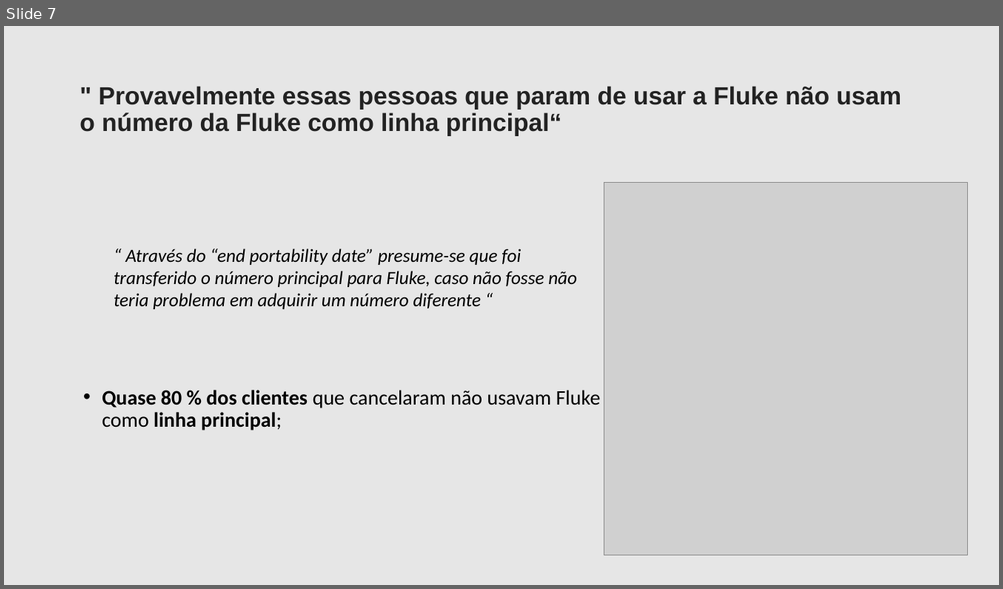
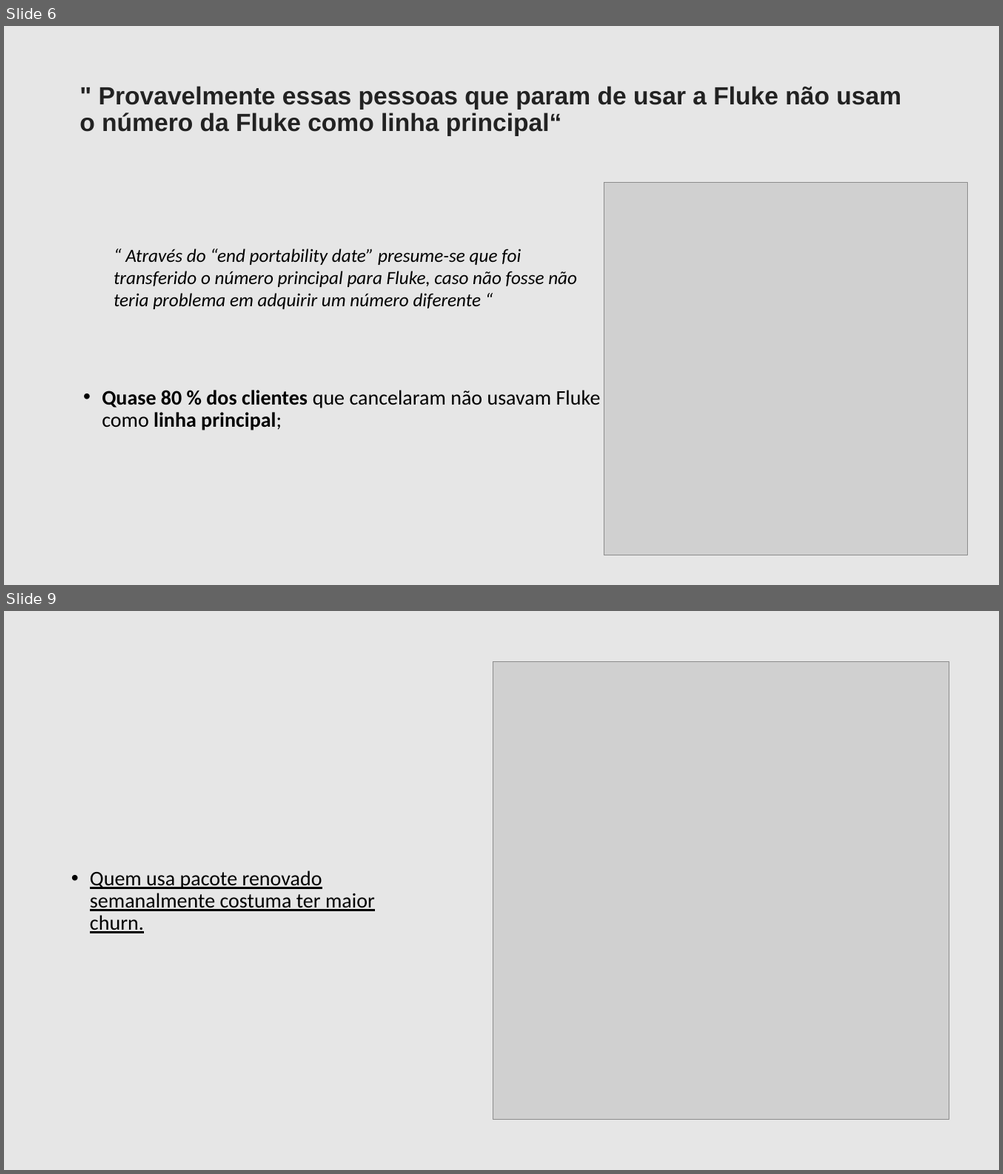
Before and after one commit to filipeaguiarrod/Fluke-Case, a slide deck: Churn_Case.pptx. Shown one above the other, each under a label of ours: slide 7 before the commit, slides 6 and 9 after it; the slides between them are not shown. The pictures are 1003x589 and 1003x1174 pixels, drawn with LibreOffice and Linux fonts; fonts in the diff are those of the drawing; grey boxes stand for pictures. Boxes give left, top, right and bottom in pixels: in the first picture for what was removed or moved away, otherwise in the second. Text is boxed around its words. In the diff, an @@ line names an element or a change of style, - is before the commit and + after.

```diff
--- a/Churn_Case.pptx
+++ b/Churn_Case.pptx
@@ slide 9 added at (x1=4, y1=611, x2=999, y2=1170), background #E6E6E6 @@
@@ picture added at (x1=492, y1=662, x2=949, y2=1120) @@
@@ text added at (x1=90, y1=871, x2=375, y2=934), 20 pt, text #000000, underline @@
+• Quem usa pacote renovado semanalmente costuma ter maior churn.
@@ what was slide 7 is now slide 6 @@
```
Also in this commit, not shown: 5 slides changed, 1 other slide added, 2 slides removed, 3 other files.
